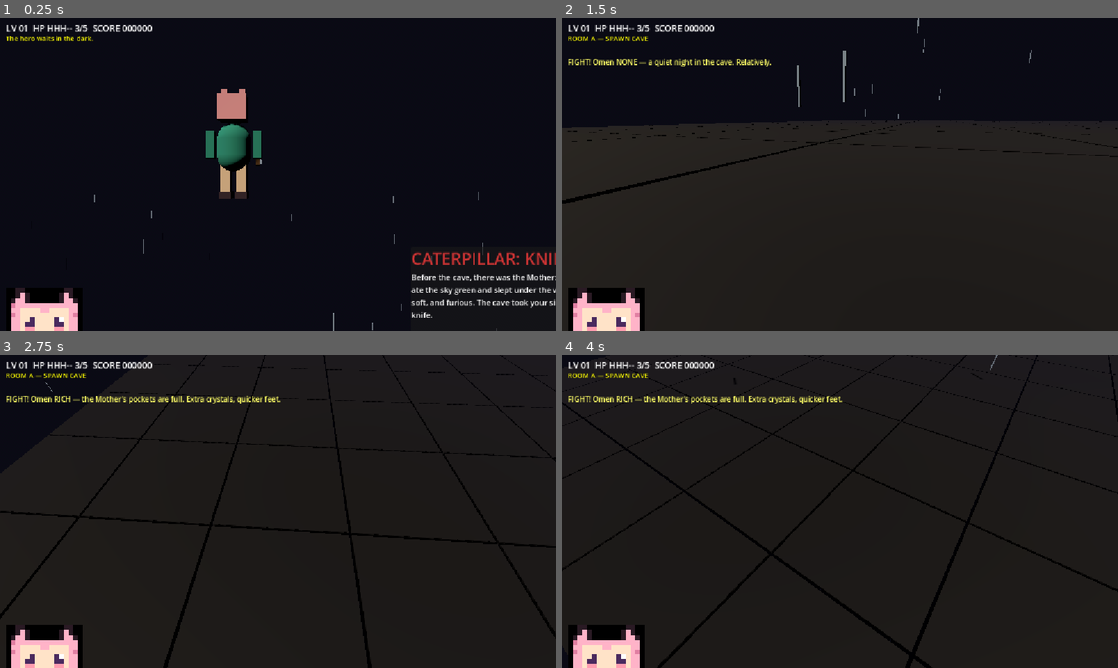
Above: before the commit, frames 1-4 (two rows, left to right).
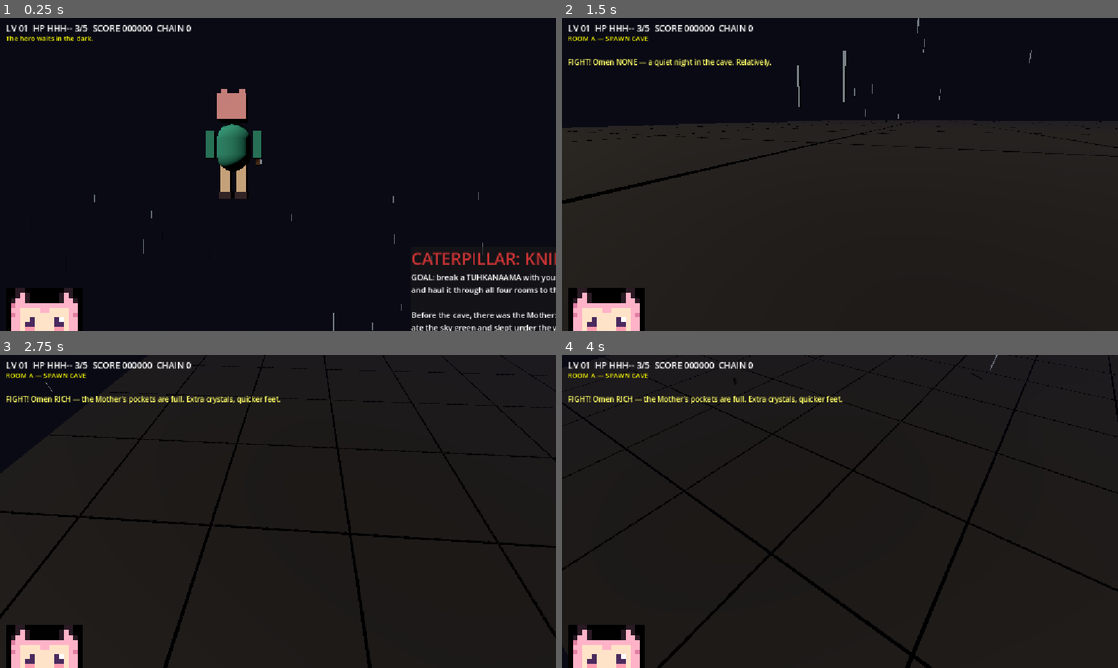
Above: after the commit, the same moments.

Repository: taistelupelto-rgb/tuomon-oma-videopeli
Game: Godot game, scene res://main.tscn
Same seed, same stepped clock (60 frames per second), same inputs: the game is played once before the commit and once after it.
Inputs:
- Up to frame 1 (0.25 s): no input
- Up to frame 2 (1.5 s): tap Enter at 0.5, 0.6 s; hold Right 0.53-1.28 s; tap Space at 0.77 s; tap Keypad Enter at 0.8, 1.35 s; hold S from 1.28 s (still down)
- Up to frame 3 (2.75 s): tap Space at 1.52 s; tap R at 1.55, 2.1 s; release S at 2.03 s; hold Right from 2.03 s (still down); hold E from 2.03 s (still down)
- Up to frame 4 (4 s): release Right at 2.78 s; release E at 2.78 s; hold W 2.78-3.53 s; tap E at 2.85 s; tap Space at 3.02, 3.77 s; tap Enter at 3.05, 3.6 s; hold Left from 3.53 s (still down); tap Keypad Enter at 3.8 s

The runs differ from the first frame. In frame 1, 1.6% of the frame differs, in the area x 28-100%, y 2-100%; in frame 2, less than 0.1%; in frame 3, less than 0.1%; in frame 4, less than 0.1%.

Commit message:
feat: enslave tuhkanaama is the goal, chain and haul to final exit

Diff:
--- a/main.gd
+++ b/main.gd
@@ -36,7 +36,7 @@
 const LORE_ENEMIES := {
 	"chase": "HOLLOW CHASER — a daemon that forgot its own name and chases yours instead. It runs at what it fears. It fears you rightly.",
 	"dash": "LUNGE-MAW — it shows its white eyes before it strikes. Old miners say the flash is the last light its victims ever see. Sidestep the telegraph.",
-	"tuhkanaama": "TUHKANAAMA — the Soot-Face. Once the Mother' …(232 unchanged characters)… y of every seed it ever spat at the sun.",
+	"tuhkanaama": "TUHKANAAMA — the Soot-Face. Once the Mother' …(232 unchanged characters)… y of every seed it ever spat at the sun. Beat it to 1 HP and it remembers the collar: it kneels, and it is yours. The final exit opens only for masters.",
 	"boss": "THE CAVE WARDEN — heap-big hunger, the Mother's firstborn guard. It charges what it cannot understand and summons the small hungers to its side. Under the gold hide, it still wears its puppy collar. You will not see it. It is there.",
 }
 const LORE_ITEMS := {
@@ -46,7 +46,8 @@
 	"boots": "DANCER'S BOOTS — seven-league slippers, slightly used. The previous owner danced out of the cave and never stopped. Faster feet.",
 	"melon": "SUN-MELON — a watermelon smuggled down from the summer fields. Sweet, heavy, green as envy. Heals. But beware: the Tuhkanaama smells it from three caves away, and it will cross the dark for a taste.",
 }
-const LORE_EXIT := "THE GLOWING EXIT — a door the Warden swallowed and could not digest. It opens only for the worthy: every crystal carried, every daemon answered. Green means go."
+const LORE_EXIT := "THE GLOWING EXIT — a door the Warden swallowed and could not digest. It opens only for the worthy: every crystal carried, every daemon answered. The final door demands more: a chained tuhkanaama at your heel. Green means go. Gold means master."
+const LORE_GOAL := "GOAL: break a TUHKANAAMA with your knife (beat it to 1 HP and it kneels), chain it, and haul it through all four rooms to the final exit. The cave only releases masters."
 const LORE_MODS := {
 	"SWARM": "Omen SWARM — the dark is extra hungry tonight. More daemons.",
 	"SWIFT": "Omen SWIFT — the daemons drank the underground river. They run fast.",
@@ -128,9 +129,16 @@
 var sfx_i := 0
 var autoplay := false
 var auto_t := 0
+var probe_swings := 0
+var probe_hits := 0
+var probe_calls := 0
+var probe_min_arc := 99.0
 
 func _ready() -> void:
-	autoplay = OS.get_cmdline_user_args().has("autoplay")
+	autoplay = false
+	for a in OS.get_cmdline_user_args():
+		if String(a).trim_prefix("--") == "autoplay":
+			autoplay = true
 	_build_environment()
 	_build_player()
 	_build_hud()
@@ -151,16 +159,27 @@
 	knife_dmg = 1
 	speed_bonus = 0.0
 	seen = {}
-	_load_room(0)
+	_load_room(0, false) # permadeath: no chains survive a new run
 	state = "play"
 	paused_game = false
 	_refresh_overlays()
 	play_sfx(SFX_FIGHT)
 	announce("FIGHT! " + String(LORE_MODS.get(modifier, "")))
 
-func _load_room(idx: int) -> void:
+func _load_room(idx: int, keep_chained := true) -> void:
 	ri = idx
+	var chained: Array = [] # the enslaved march with you
+	if keep_chained:
+		for x in enemies:
+			if x.get("enslaved", false) and not x["dead"]:
+				x["cell"] = Vector2i(2, TH / 2)
+				x["hit_swing"] = -1
+				x["mode"] = "stalk"
+				x["t"] = 3.0
+				chained.append(x)
 	_gen_grid()
+	for x in chained:
+		enemies.append(x)
 	_build_room_nodes()
 	_place_player_spawn()
 	iframes = 1.0
@@ -218,6 +237,20 @@
 		var p := _free_cell(taken, 4.0)
 		taken.append(p)
 		enemies.append(_new_enemy(p, "boss", false, true, 0.0))
+	# the run always offers a chain: rooms B-D guarantee one tuhkanaama
+	if ri >= 1:
+		var has_t := false
+		for x in enemies:
+			if x["type"] == "tuhkanaama":
+				has_t = true
+		if not has_t:
+			for x in enemies:
+				if not x["boss"]:
+					x["type"] = "tuhkanaama"
+					x["hp"] = 4 if x["elite"] else 3
+					x["maxhp"] = x["hp"]
+					x["sp"] = float(x["sp"]) + 0.8
+					break
 	if bool(d.get("heart", false)) and modifier != "FAMINE" and rng.randf() < 0.5:
 		var p := _free_cell(taken, 1.5)
 		taken.append(p)
@@ -274,7 +307,7 @@
 		if not it["taken"]:
 			return false
 	for e in enemies:
-		if not e["dead"]:
+		if not e["dead"] and not e.get("enslaved", false):
 			return false
 	return true
 
@@ -323,7 +356,11 @@
 	if Input.is_physical_key_pressed(KEY_RIGHT):
 		turn += 1.0
 	if autoplay:
-		turn = 0.25
+		turn = 0.0
+		var foe := _bot_nearest_foe()
+		if not foe.is_empty():
+			var fp: Vector3 = (foe["node"] as Node3D).position
+			yaw = atan2(-(fp.x - player_node.position.x), -(fp.z - player_node.position.z))
 	yaw += turn * TURN_SPEED * delta
 	if Input.is_physical_key_pressed(KEY_Q):
 		cam_pitch = min(0.9, cam_pitch + 1.2 * delta)
@@ -388,6 +425,7 @@
 		attack_t = 0.28
 		attack_cd = 0.38
 		swing_id += 1
+		probe_swings += 1
 		play_sfx(SFX_SLASH if swing_id % 2 == 0 else SFX_SLASH2)
 	if attack_t > 0.0:
 		attack_t -= delta
@@ -404,25 +442,59 @@
 	_refresh_hud()
 
 func _knife_hits() -> void:
+	probe_calls += 1
 	var pp := player_node.position
 	for e in enemies:
-		if e["dead"] or e["hit_swing"] == swing_id:
+		if e["dead"] or e.get("enslaved", false) or e["hit_swing"] == swing_id:
 			continue
 		var ep: Vector3 = (e["node"] as Node3D).position
 		var d := Vector2(ep.x - pp.x, ep.z - pp.z)
 		if d.length() > KNIFE_RANGE:
 			continue
 		var ang: float = abs(wrapf(d.angle_to(Vector2(-sin(yaw), -cos(yaw))), -PI, PI))
+		if ang < probe_min_arc:
+			probe_min_arc = ang
 		if ang > KNIFE_ARC:
 			continue
 		e["hit_swing"] = swing_id
+		probe_hits += 1
 		e["hp"] = int(e["hp"]) - knife_dmg
 		e["cool"] = 0.35
 		combo += 1
 		combo_t = 3.0
 		play_sfx(SFX_HIT)
+		if e["type"] == "tuhkanaama" and int(e["hp"]) <= 0:
+			_enslave(e) # the soot-face cannot die. It kneels.
+			continue
 		if int(e["hp"]) <= 0:
 			_kill_enemy(e)
+
+func _enslave(e: Dictionary) -> void:
+	e["enslaved"] = true
+	e["hp"] = 1
+	score += 200
+	play_sfx(SFX_DOOR)
+	_add_collar(e["node"] as Node3D)
+	announce("CHAINED! The tuhkanaama kneels. Haul it to the final exit.")
+
+func _add_collar(n: Node3D) -> void:
+	var collar := _box(Vector3(0.5, 0.12, 0.5), _mat(Color(1.0, 0.84, 0.0), Color(1.0, 0.84, 0.0), 1.0))
+	collar.position = Vector3(0, 1.32, 0)
+	n.add_child(collar)
+
+func _chained_count() -> int:
+	var n := 0
+	for e in enemies:
+		if e.get("enslaved", false) and not e["dead"]:
+			n += 1
+	return n
+
+func _chained_near(pos: Vector3, r: float) -> bool:
+	for e in enemies:
+		if e.get("enslaved", false) and not e["dead"]:
+			if ((e["node"] as Node3D).position.distance_to(pos)) < r:
+				return true
+	return false
 
 func _kill_enemy(e: Dictionary) -> void:
 	e["dead"] = true
@@ -446,6 +518,9 @@
 		if e["dead"]:
 			continue
 		var n: CharacterBody3D = e["node"]
+		if e.get("enslaved", false):
+			_chain_follow(e, n)
+			continue
 		var d := Vector2(pp.x - n.position.x, pp.z - n.position.z)
 		var dist := d.length()
 		var dir: Vector2 = d / maxf(dist, 0.001)
@@ -488,7 +563,7 @@
 		else:
 			n.velocity.y = -0.5
 		n.move_and_slide()
-		if dist < 1.1 and iframes <= 0.0:
+		if dist < 1.1 and iframes <= 0.0 and not e.get("enslaved", false):
 			hurt("daemon")
 
 func _boss_move(e: Dictionary, n: CharacterBody3D, dir: Vector2, dist: float, delta: float) -> void:
@@ -561,6 +636,26 @@
 		n.velocity.x = mdir.x * sp * 1.15
 		n.velocity.z = mdir.y * sp * 1.15
 
+func _chain_follow(e: Dictionary, n: CharacterBody3D) -> void:
+	# Broken, collared, loyal. Heels 1.6m behind the hero. Hurts no one.
+	var pp := player_node.position
+	var tx := pp.x + sin(yaw) * 1.6
+	var tz := pp.z + cos(yaw) * 1.6
+	var d := Vector2(tx - n.position.x, tz - n.position.z)
+	if d.length() > 0.5:
+		var step: Vector2 = d / maxf(d.length(), 0.001) * minf(6.0, d.length() * 4.0)
+		n.velocity.x = step.x
+		n.velocity.z = step.y
+	else:
+		n.velocity.x = 0.0
+		n.velocity.z = 0.0
+	if not n.is_on_floor():
+		n.velocity.y -= 22.0 * 0.016
+	else:
+		n.velocity.y = -0.5
+	n.move_and_slide()
+	n.rotation.y = atan2(-(pp.x - n.position.x), -(pp.z - n.position.z))
+
 func _spawn_minion(at: Vector3) -> void:
 	var cell := Vector2i(clampi(int(at.x / CELL), 1, TW - 2), clampi(int(at.z / CELL), 1, TH - 2))
 	var e := _new_enemy(cell, "chase", false, false, 0.0)
@@ -620,16 +715,21 @@
 	exit_light.light_color = Color(0.1, 1.0, 0.35) if open else Color(0.15, 0.25, 0.4)
 	(exit_node.get_child(0) as MeshInstance3D).visible = true
 	if open and player_node.position.distance_to(exit_node.position) < 2.0:
-		play_sfx(SFX_DOOR)
 		if ri < ROOM_DEFS.size() - 1:
+			play_sfx(SFX_DOOR)
 			score += 250
 			_load_room(ri + 1)
-		else:
+		elif _chained_near(exit_node.position, 8.0):
+			play_sfx(SFX_DOOR)
 			_win()
+		elif open:
+			announce("The final door wants your chained tuhkanaama at heel. Break one: knife it to 1 HP.")
 
 func hurt(src: String) -> void:
 	if iframes > 0.0 or state != "play":
 		return
+	if autoplay:
+		hp = maxi(hp, 2) # smoke hook: the bot must survive to prove the win path
 	hp -= 1
 	iframes = 1.2
 	combo = 0
@@ -941,6 +1041,8 @@
 	var eyes := _box(Vector3(0.5 * scale_f, 0.16 * scale_f, 0.1), _mat(Color(1, 1, 1), Color(1, 1, 1), 0.7))
 	eyes.position = Vector3(0, 1.15 * scale_f, -0.32 * scale_f)
 	n.add_child(eyes)
+	if e.get("enslaved", false):
+		_add_collar(n) # chains travel between rooms
 	if e["type"] == "tuhkanaama":
 		# white glowing teeth, seed-spitting grin
 		var grin := _mat(Color(1, 1, 1), Color(1, 1, 0.9), 1.6)
@@ -997,9 +1099,9 @@
 	minimap.position = Vector2(1152 - 20 * 8 - 24, 44)
 	layer.add_child(minimap)
 	minimap.game = self
-	title_panel = _overlay(layer, "CATERPILLAR: KNIFE OF THE MOTHER 3D", LORE_INTRO + "\n\nWASD move | Arrows turn | SPACE slash | R reroll | P pause | C codex\n\nPress ENTER to spawn")
+	title_panel = _overlay(layer, "CATERPILLAR: KNIFE OF THE MOTHER 3D", LORE_GOAL + "\n\n" + LORE_INTRO + "\n\nWASD move | Arrows turn | SPACE slash | R reroll | P pause | C codex\n\nPress ENTER to spawn")
 	dead_panel = _overlay(layer, "YOU DIED", "The cave keeps the knife.\nPress ENTER for a new cave.")
-	win_panel = _overlay(layer, "DELIVERED!", LORE_OUTRO + "\nPress ENTER for a new cave.")
+	win_panel = _overlay(layer, "ENSLAVED AND DELIVERED!", "A chained tuhkanaama kneels at the glowing exit. The cave releases its master.\n\n" + LORE_OUTRO + "\nPress ENTER for a new cave.")
 	codex_panel = _overlay(layer, "THE CAVE REMEMBERS", _codex_text())
 	pause_label = Label.new()
 	pause_label.text = "PAUSED — ENTER or P to resume"
@@ -1033,7 +1135,7 @@
 	var hearts := ""
 	for i in max_hp:
 		hearts += "H" if i < hp else "-"
-	hud_top.text = "LV %02d  HP %s %d/%d  SCORE %06d" % [ri + 1, hearts, hp, max_hp, score]
+	hud_top.text = "LV %02d  HP %s %d/%d  SCORE %06d  CHAIN %d" % [ri + 1, hearts, hp, max_hp, score, _chained_count()]
 	hud_combo.text = ("COMBO x%d" % combo) if combo > 1 else ""
 
 func _refresh_overlays() -> void:
@@ -1046,7 +1148,7 @@
 	_refresh_hud()
 
 func _codex_text() -> String:
-	var t := "=== creation ===\n" + LORE_INTRO + "\n\n=== rooms ===\n"
+	var t := "=== goal ===\n" + LORE_GOAL + "\n\n=== creation ===\n" + LORE_INTRO + "\n\n=== rooms ===\n"
 	for i in LORE_ROOMS.size():
 		t += LORE_ROOMS[i] + "\n\n"
 	t += "=== daemons ===\n"
@@ -1104,8 +1206,25 @@
 
 # ---------------- autoplay smoke hook ----------------
 
+func _bot_nearest_foe() -> Dictionary:
+	var best := {}
+	var bd := 1e9
+	for e in enemies:
+		if e["dead"] or e.get("enslaved", false):
+			continue
+		var d: float = player_node.position.distance_to((e["node"] as Node3D).position)
+		if d < bd:
+			bd = d
+			best = e
+	return best
+
 func _autoplay(delta: float) -> void:
 	auto_t += 1
+	if auto_t % 600 == 0:
+		print("[autoplay] t=%d state=%s room=%d hp=%d chain=%d score=%d foes=%d swings=%d calls=%d minarc=%.2f hits=%d yaw=%.2f" % [auto_t, state, ri, hp, _chained_count(), score, enemies.size(), probe_swings, probe_calls, probe_min_arc, probe_hits, yaw])
+		for e in enemies:
+			var ep: Vector3 = (e["node"] as Node3D).position
+			print("  foe type=%s hp=%s dead=%s ensl=%s d=%.1f" % [e["type"], e["hp"], e["dead"], e.get("enslaved", false), player_node.position.distance_to(ep)])
 	if auto_t == 30:
 		start_run(1234)
 		return
@@ -1114,11 +1233,19 @@
 		return
 	if state != "play" or auto_t < 30:
 		return
-	# cheat-walk the critical path: melons on even cycles, else crystals, else exit
+	# cheat-walk the critical path: fight every 4th cycle, melons even, else crystals, else exit
 	if auto_t % 240 == 0:
 		var target := Vector3(EXIT_CELL.x * CELL, 0, EXIT_CELL.y * CELL)
 		var best := 1e9
-		if (auto_t / 240) % 2 == 0:
+		if (auto_t / 240) % 4 == 3:
+			for e in enemies:
+				if e["dead"] or e.get("enslaved", false):
+					continue
+				var d: float = player_node.position.distance_to((e["node"] as Node3D).position)
+				if d < best:
+					best = d
+					target = (e["node"] as Node3D).position
+		if best > 1e8 and (auto_t / 240) % 2 == 0:
 			for ex in extras:
 				if ex["taken"] or ex["kind"] != "melon":
 					continue
@@ -1137,3 +1264,6 @@
 		if room_clear():
 			target = Vector3(EXIT_CELL.x * CELL, 0, EXIT_CELL.y * CELL)
 		player_node.position = target + Vector3(0.5, 0.1, 0.0)
+		for e in enemies: # the chained march with the smoke-test too
+			if e.get("enslaved", false) and not e["dead"]:
+				(e["node"] as Node3D).position = player_node.position + Vector3(-0.5, 0.1, 0.5)
--- a/minimap.gd
+++ b/minimap.gd
@@ -31,3 +31,11 @@
 		var dx: float = -sin(game.yaw) * 8.0
 		var dz: float = -cos(game.yaw) * 8.0
 		draw_rect(Rect2(Vector2(px + dx - 1, py + dz - 1), Vector2(2, 2)), Color(0, 1, 0))
+	for e in game.enemies:
+		if e["dead"]:
+			continue
+		var ep: Vector3 = (e["node"] as Node3D).position
+		var ex: float = 4 + ep.x / game.CELL * cell
+		var ey: float = 4 + ep.z / game.CELL * cell
+		var dc: Color = Color(1.0, 0.84, 0.0) if e.get("enslaved", false) else Color(0.7, 0.15, 0.15)
+		draw_rect(Rect2(Vector2(ex - 1, ey - 1), Vector2(2, 2)), dc)
